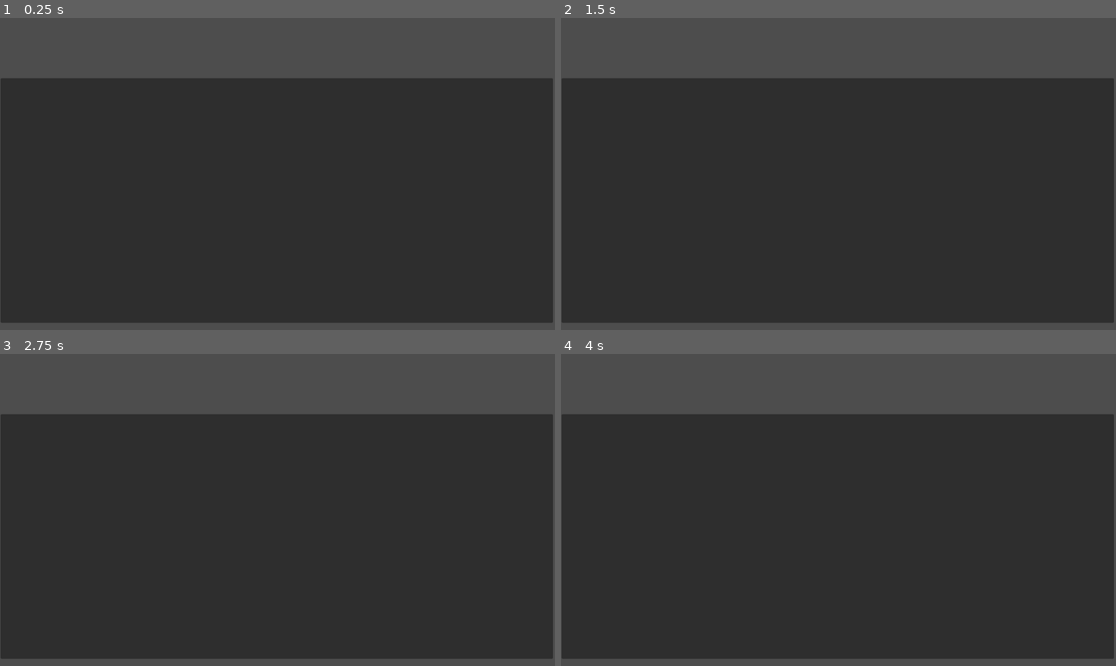
Above: before the commit, frames 1-4 (two rows, left to right).
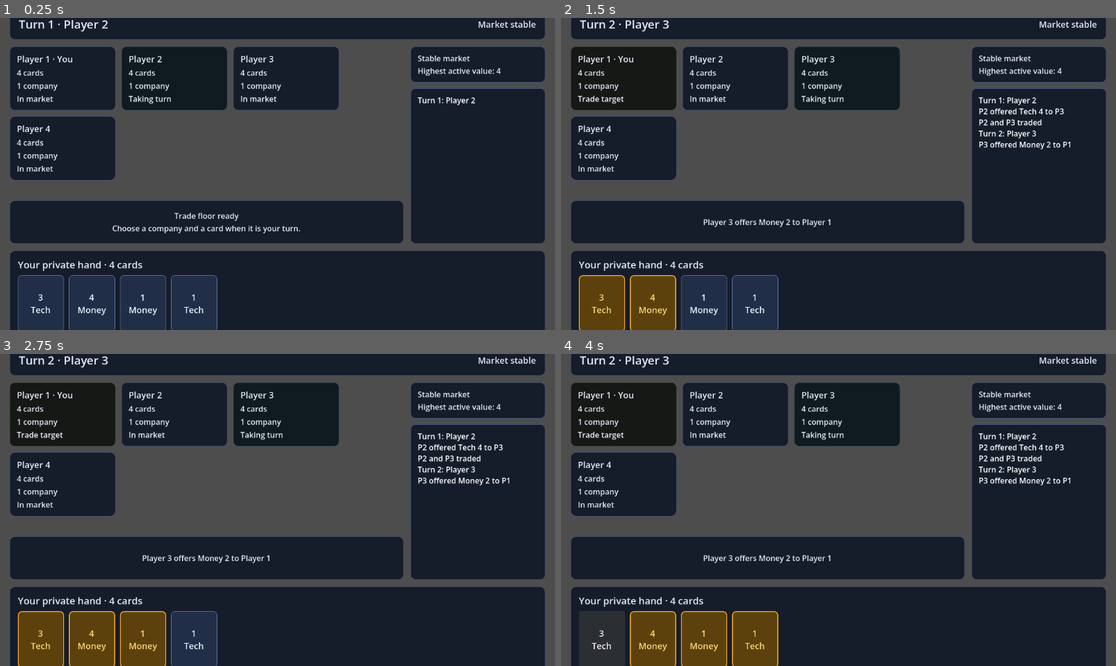
Above: after the commit, the same moments.

Repository: prelios/capitalism
Game: Godot game, scene res://game_controller.tscn
The game is run twice, just before and just after one commit, with the same random seed, the same clock (stepped at 60 frames per second) and the same inputs.
Inputs (mouse positions are in pixels of both pictures, inside the frame that each line leads up to):
- Up to frame 1 (0.25 s): no input
- Up to frame 2 (1.5 s): click (599, 305) at 0.5 s, where only the run after the commit has a clickable "3 Tech"; click (655, 305) at 1.25 s, where only the run after the commit has a clickable "4 Money"
- Up to frame 3 (2.75 s): click (144, 641) at 2 s, where only the run after the commit has a clickable "1 Money"
- Up to frame 4 (4 s): click (755, 641) at 2.75 s, where only the run after the commit has a clickable "1 Tech"; click (599, 641) at 3.5 s, where only the run after the commit has a clickable "3 Tech"

The runs differ from the first frame. In frame 1, 94% of the frame differs, in the area x 0-100%, y 0-100%; in frame 2, 94%; in frame 3, 94%; in frame 4, 93%.

Commit message:
Build playable table layout (#26)

Diff:
--- a/godot/game/game_controller.gd
+++ b/godot/game/game_controller.gd
@@ -3,7 +3,7 @@
 class_name GameController
 
 # Constants
-const NUM_PLAYERS := 10
+const NUM_PLAYERS := 4
 
 @export var auto_start := true
 
@@ -17,18 +17,25 @@
 
 signal decision_requested(actor_id: int, phase: String, view: PlayerView)
 signal action_resolved
+signal presentation_updated(view: PlayerView)
+
+
+var local_player_id := 1
 
 
 func play_game(generation: int) -> void:
 	while generation == match_generation and !game.game_finished:
 		game.start_next_turn()
+		_publish_presentation()
 		if !await _resolve_offer(generation):
 			return
 		if game.phase == GameModel.PHASE_AWAITING_REPAYMENT and !await _resolve_repayment(generation):
 			return
 		if generation != match_generation or game.game_finished:
+			_publish_presentation()
 			return
 		game.complete_turn()
+		_publish_presentation()
 
 
 func _resolve_offer(generation: int) -> bool:
@@ -76,6 +83,7 @@
 func submit_offer(actor_id: int, target_id: int, card_id: String, generation := match_generation) -> bool:
 	if generation != match_generation or game == null or !game.submit_offer(actor_id, target_id, card_id):
 		return false
+	_publish_presentation()
 	action_resolved.emit()
 	return true
 
@@ -83,24 +91,27 @@
 func submit_repayment(actor_id: int, card_ids: Array[String], generation := match_generation) -> bool:
 	if generation != match_generation or game == null or !game.submit_repayment(actor_id, card_ids):
 		return false
+	_publish_presentation()
 	action_resolved.emit()
 	return true
 
 
 # Called when the node enters the scene tree for the first time.
 func _ready() -> void:
+	$GameTable.bind_controller(self)
 	if auto_start:
 		start_game()
 
 
 func start_game() -> void:
-	restart_game()
+	restart_game([local_player_id])
 
 
 func restart_game(human_player_ids: Array[int] = [], starting_player_id := -1) -> void:
 	match_generation += 1
 	_disconnect_game()
 	setup_game()
+	local_player_id = human_player_ids[0] if !human_player_ids.is_empty() else 1
 	for player_id in human_player_ids:
 		assign_human(player_id)
 	connect_game()
@@ -108,7 +119,16 @@
 	if game.current_player == null:
 		game.pick_starting_player()
 	$DebugLogPanel._on_game_started(game.players, policies)
+	_publish_presentation()
 	play_game(match_generation)
+
+
+func _publish_presentation() -> void:
+	if game == null:
+		return
+	var view := game.player_view(local_player_id)
+	if view != null:
+		presentation_updated.emit(view)
 
 
 func connect_game() -> void:
--- a/godot/game/game_model.gd
+++ b/godot/game/game_model.gd
@@ -349,7 +349,14 @@
 	var seats: Array[Dictionary] = []
 	for player in players:
 		seats.append({"player_id": player.id, "seat": player.seat, "alive": player.alive, "hand_size": player.hand.size(), "company_ids": player.owned_company_ids.duplicate()})
-	return {"turn": turn_counter, "phase": phase, "current_player_id": -1 if current_player == null else current_player.id, "market_stable": market_stable, "unstable_value": unstable_value, "max_value": max_value, "turns_remaining": countdown_to_destruction, "players": seats}
+	var trade: Dictionary = {}
+	if pending_trade != null:
+		trade = {
+			"actor_id": pending_trade.actor_id,
+			"target_id": pending_trade.target_id,
+			"offered_card": public_card(pending_trade.offered_card)
+		}
+	return {"turn": turn_counter, "phase": phase, "current_player_id": -1 if current_player == null else current_player.id, "market_stable": market_stable, "unstable_value": unstable_value, "max_value": max_value, "turns_remaining": countdown_to_destruction, "pending_trade": trade, "players": seats}
 
 
 func player_view(requester_id: int) -> PlayerView:
--- a/godot/game_controller.tscn
+++ b/godot/game_controller.tscn
@@ -2,11 +2,15 @@
 
 [ext_resource type="Script" uid="uid://75qjidxh85hi" path="res://game/game_controller.gd" id="1_3iy47"]
 [ext_resource type="Script" uid="uid://cxa8toxl5w6g0" path="res://debug_log_panel.gd" id="2_soqow"]
+[ext_resource type="PackedScene" path="res://ui/game_table.tscn" id="3_table"]
 
 [node name="GameController" type="Node" unique_id=1621176932]
 script = ExtResource("1_3iy47")
 
+[node name="GameTable" parent="." instance=ExtResource("3_table")]
+
 [node name="DebugLogPanel" type="Panel" parent="." unique_id=843706736]
+visible = false
 offset_left = 1.0
 offset_top = 125.0
 offset_right = 1148.0
--- /dev/null
+++ b/godot/tests/table_layout.gd
@@ -0,0 +1,45 @@
+extends SceneTree
+
+
+var failures: Array[String] = []
+
+
+func _init() -> void:
+	var scene := load("res://game_controller.tscn") as PackedScene
+	var controller := scene.instantiate() as GameController
+	controller.auto_start = false
+	root.add_child(controller)
+	await process_frame
+	controller.restart_game([1], 1)
+	await process_frame
+	var table := controller.get_node("GameTable") as GameTable
+	var seats := table.get_node("Margin/Layout/Main/Center/SeatScroll/Seats") as FlowContainer
+	var hand := table.get_node("Margin/Layout/Hand/Margin/Content/HandScroll/Hand") as FlowContainer
+	_expect(seats.get_child_count() == 4, "four-seat match did not render four public seat panels")
+	_expect(hand.get_child_count() == 4, "local hand did not render the four private cards")
+	var first_card := hand.get_child(0) as CardView
+	first_card.button_pressed = true
+	var selected_id := first_card.card_id
+	controller.presentation_updated.emit(controller.game.player_view(1))
+	await process_frame
+	_expect(table.selected_card_ids() == [selected_id], "local card selection was lost during redraw")
+	var expanded_hand: Array[Card] = []
+	for value in range(1, 25):
+		expanded_hand.append(Card.new("large-hand-%d" % value, value, "Money"))
+	controller.game.players[0].hand = expanded_hand
+	controller.presentation_updated.emit(controller.game.player_view(1))
+	await process_frame
+	_expect(hand.get_child_count() == 24, "large local hand was not rendered in the scrollable hand area")
+	_expect(table.selected_card_ids().is_empty(), "selection retained an absent card ID after hand changed")
+	if failures.is_empty():
+		print("Table layout checks passed.")
+		quit(0)
+	else:
+		for failure in failures:
+			push_error(failure)
+		quit(1)
+
+
+func _expect(condition: bool, message: String) -> void:
+	if !condition:
+		failures.append(message)
--- /dev/null
+++ b/godot/ui/capitalism_theme.tres
@@ -0,0 +1,45 @@
+[gd_resource type="Theme" load_steps=4 format=3]
+
+[sub_resource type="StyleBoxFlat" id="Panel"]
+bg_color = Color(0.075, 0.102, 0.16, 0.96)
+border_width_left = 1
+border_width_top = 1
+border_width_right = 1
+border_width_bottom = 1
+border_color = Color(0.25, 0.33, 0.48, 1)
+corner_radius_top_left = 10
+corner_radius_top_right = 10
+corner_radius_bottom_right = 10
+corner_radius_bottom_left = 10
+
+[sub_resource type="StyleBoxFlat" id="ButtonNormal"]
+bg_color = Color(0.13, 0.18, 0.28, 1)
+border_width_left = 1
+border_width_top = 1
+border_width_right = 1
+border_width_bottom = 1
+border_color = Color(0.38, 0.48, 0.67, 1)
+corner_radius_top_left = 8
+corner_radius_top_right = 8
+corner_radius_bottom_right = 8
+corner_radius_bottom_left = 8
+
+[sub_resource type="StyleBoxFlat" id="ButtonPressed"]
+bg_color = Color(0.37, 0.3, 0.1, 1)
+border_width_left = 2
+border_width_top = 2
+border_width_right = 2
+border_width_bottom = 2
+border_color = Color(0.98, 0.78, 0.29, 1)
+corner_radius_top_left = 8
+corner_radius_top_right = 8
+corner_radius_bottom_right = 8
+corner_radius_bottom_left = 8
+
+[resource]
+default_font_size = 16
+Label/colors/font_color = Color(0.9, 0.93, 0.98, 1)
+PanelContainer/styles/panel = SubResource("Panel")
+Button/colors/font_color = Color(0.92, 0.95, 1, 1)
+Button/styles/normal = SubResource("ButtonNormal")
+Button/styles/pressed = SubResource("ButtonPressed")
--- /dev/null
+++ b/godot/ui/card_view.gd
@@ -0,0 +1,33 @@
+extends Button
+
+class_name CardView
+
+
+signal card_selection_changed(card_id: String, selected: bool)
+
+
+var card_id := ""
+
+
+func _ready() -> void:
+	toggled.connect(_on_toggled)
+
+
+func set_card(card: Dictionary) -> void:
+	card_id = card["id"]
+	text = "%d\n%s" % [card["value"], card["suit"]]
+	tooltip_text = "%s %d" % [card["suit"], card["value"]]
+
+
+func set_selected(selected: bool) -> void:
+	button_pressed = selected
+	_apply_selection_style(selected)
+
+
+func _on_toggled(selected: bool) -> void:
+	_apply_selection_style(selected)
+	card_selection_changed.emit(card_id, selected)
+
+
+func _apply_selection_style(selected: bool) -> void:
+	self_modulate = Color("f9d976") if selected else Color.WHITE
--- /dev/null
+++ b/godot/ui/card_view.tscn
@@ -0,0 +1,9 @@
+[gd_scene load_steps=2 format=3]
+
+[ext_resource type="Script" path="res://ui/card_view.gd" id="1"]
+
+[node name="CardView" type="Button"]
+custom_minimum_size = Vector2(96, 118)
+toggle_mode = true
+theme_override_font_sizes/font_size = 18
+script = ExtResource("1")
--- /dev/null
+++ b/godot/ui/game_table.gd
@@ -0,0 +1,116 @@
+extends Control
+
+class_name GameTable
+
+
+const CARD_VIEW_SCENE := preload("res://ui/card_view.tscn")
+const PLAYER_SEAT_SCENE := preload("res://ui/player_seat_panel.tscn")
+
+
+var _controller: GameController
+var _selected_card_ids: Array[String] = []
+var _last_view: PlayerView
+
+@onready var _turn_label: Label = $Margin/Layout/Header/Margin/Content/Turn
+@onready var _market_label: Label = $Margin/Layout/Header/Margin/Content/Market
+@onready var _seats: FlowContainer = $Margin/Layout/Main/Center/SeatScroll/Seats
+@onready var _trade_label: Label = $Margin/Layout/Main/Center/Trade/Margin/TradeStatus
+@onready var _market_detail: Label = $Margin/Layout/Main/Sidebar/Market/Margin/Content
+@onready var _history: RichTextLabel = $Margin/Layout/Main/Sidebar/History/Margin/Content
+@onready var _hand_title: Label = $Margin/Layout/Hand/Margin/Content/Title
+@onready var _hand: FlowContainer = $Margin/Layout/Hand/Margin/Content/HandScroll/Hand
+
+
+func bind_controller(controller: GameController) -> void:
+	_controller = controller
+	if !_controller.presentation_updated.is_connected(_render):
+		_controller.presentation_updated.connect(_render)
+
+
+func selected_card_ids() -> Array[String]:
+	return _selected_card_ids.duplicate()
+
+
+func _render(view: PlayerView) -> void:
+	_last_view = view
+	var state := view.public_state()
+	_turn_label.text = "Turn %d · Player %d" % [state["turn"], state["current_player_id"]]
+	_market_label.text = "Market stable" if state["market_stable"] else "Instability: value %d" % state["unstable_value"]
+	_market_detail.text = _market_description(state)
+	_render_seats(view.players(), state, view.requester_id)
+	_render_trade(state)
+	_render_history(view.public_history())
+	_render_hand(view.own_hand())
+
+
+func _render_seats(players: Array[Dictionary], state: Dictionary, local_player_id: int) -> void:
+	_clear_container(_seats)
+	var trade: Dictionary = state["pending_trade"]
+	var target_id: int = -1 if trade.is_empty() else trade["target_id"]
+	for player in players:
+		var seat := PLAYER_SEAT_SCENE.instantiate() as PlayerSeatPanel
+		_seats.add_child(seat)
+		seat.set_public_player(player, player["player_id"] == local_player_id, player["player_id"] == state["current_player_id"], player["player_id"] == target_id)
+
+
+func _render_trade(state: Dictionary) -> void:
+	var trade: Dictionary = state["pending_trade"]
+	if trade.is_empty():
+		_trade_label.text = "Trade floor ready\nChoose a company and a card when it is your turn."
+		return
+	var offered: Dictionary = trade["offered_card"]
+	_trade_label.text = "Player %d offers %s %d to Player %d" % [trade["actor_id"], offered["suit"], offered["value"], trade["target_id"]]
+
+
+func _render_hand(cards: Array[Dictionary]) -> void:
+	var present_ids: Array[String] = []
+	for card in cards:
+		present_ids.append(card["id"])
+	_selected_card_ids = _selected_card_ids.filter(func(card_id: String): return present_ids.has(card_id))
+	_clear_container(_hand)
+	_hand_title.text = "Your private hand · %d cards" % cards.size()
+	for card in cards:
+		var card_view := CARD_VIEW_SCENE.instantiate() as CardView
+		card_view.set_card(card)
+		card_view.set_selected(_selected_card_ids.has(card["id"]))
+		card_view.card_selection_changed.connect(_on_card_selection_changed)
+		_hand.add_child(card_view)
+
+
+func _render_history(events: Array[Dictionary]) -> void:
+	var lines: PackedStringArray = []
+	for event in events.slice(max(0, events.size() - 6)):
+		lines.append(_event_summary(event))
+	_history.text = "\n".join(lines)
+
+
+func _market_description(state: Dictionary) -> String:
+	if state["market_stable"]:
+		return "Stable market\nHighest active value: %d" % state["max_value"]
+	return "Warning for value %d\n%d completed turns remaining" % [state["unstable_value"], state["turns_remaining"]]
+
+
+func _event_summary(event: Dictionary) -> String:
+	var data: Dictionary = event["data"]
+	match event["type"]:
+		"turn_started": return "Turn %d: Player %d" % [data["turn"], data["actor_id"]]
+		"trade_proposed": return "P%d offered %s %d to P%d" % [data["actor_id"], data["card"]["suit"], data["card"]["value"], data["target_id"]]
+		"trade_resolved": return "P%d and P%d traded" % [data["actor_id"], data["target_id"]]
+		"player_acquired": return "P%d acquired P%d" % [data["acquirer_id"], data["victim_id"]]
+		"market_warning_started": return "Warning: value %d" % data["value"]
+		"market_crashed": return "Market removed value %d" % data["value"]
+		"game_finished": return data["ending"]
+		_: return event["type"]
+
+
+func _on_card_selection_changed(card_id: String, selected: bool) -> void:
+	if selected and !_selected_card_ids.has(card_id):
+		_selected_card_ids.append(card_id)
+	elif !selected:
+		_selected_card_ids.erase(card_id)
+
+
+func _clear_container(container: Container) -> void:
+	for child in container.get_children():
+		container.remove_child(child)
+		child.queue_free()
--- /dev/null
+++ b/godot/ui/game_table.tscn
@@ -0,0 +1,161 @@
+[gd_scene load_steps=3 format=3]
+
+[ext_resource type="Script" path="res://ui/game_table.gd" id="1"]
+[ext_resource type="Theme" path="res://ui/capitalism_theme.tres" id="2"]
+
+[node name="GameTable" type="Control"]
+layout_mode = 3
+anchors_preset = 15
+anchor_right = 1.0
+anchor_bottom = 1.0
+grow_horizontal = 2
+grow_vertical = 2
+theme = ExtResource("2")
+script = ExtResource("1")
+
+[node name="Margin" type="MarginContainer" parent="."]
+layout_mode = 1
+anchors_preset = 15
+anchor_right = 1.0
+anchor_bottom = 1.0
+offset_left = 20.0
+offset_top = 20.0
+offset_right = -20.0
+offset_bottom = -20.0
+grow_horizontal = 2
+grow_vertical = 2
+
+[node name="Layout" type="VBoxContainer" parent="Margin"]
+layout_mode = 2
+theme_override_constants/separation = 14
+
+[node name="Header" type="PanelContainer" parent="Margin/Layout"]
+layout_mode = 2
+
+[node name="Margin" type="MarginContainer" parent="Margin/Layout/Header"]
+layout_mode = 2
+theme_override_constants/margin_left = 18
+theme_override_constants/margin_top = 14
+theme_override_constants/margin_right = 18
+theme_override_constants/margin_bottom = 14
+
+[node name="Content" type="HBoxContainer" parent="Margin/Layout/Header/Margin"]
+layout_mode = 2
+
+[node name="Turn" type="Label" parent="Margin/Layout/Header/Margin/Content"]
+layout_mode = 2
+size_flags_horizontal = 3
+theme_override_font_sizes/font_size = 24
+text = "Turn"
+
+[node name="Market" type="Label" parent="Margin/Layout/Header/Margin/Content"]
+layout_mode = 2
+theme_override_font_sizes/font_size = 18
+text = "Market"
+
+[node name="Main" type="HBoxContainer" parent="Margin/Layout"]
+custom_minimum_size = Vector2(0, 410)
+layout_mode = 2
+size_flags_vertical = 3
+theme_override_constants/separation = 14
+
+[node name="Center" type="VBoxContainer" parent="Margin/Layout/Main"]
+layout_mode = 2
+size_flags_horizontal = 3
+theme_override_constants/separation = 10
+
+[node name="SeatScroll" type="ScrollContainer" parent="Margin/Layout/Main/Center"]
+custom_minimum_size = Vector2(480, 280)
+layout_mode = 2
+size_flags_vertical = 3
+
+[node name="Seats" type="HFlowContainer" parent="Margin/Layout/Main/Center/SeatScroll"]
+layout_mode = 2
+size_flags_horizontal = 3
+theme_override_constants/h_separation = 12
+theme_override_constants/v_separation = 12
+
+[node name="Trade" type="PanelContainer" parent="Margin/Layout/Main/Center"]
+custom_minimum_size = Vector2(0, 90)
+layout_mode = 2
+
+[node name="Margin" type="MarginContainer" parent="Margin/Layout/Main/Center/Trade"]
+layout_mode = 2
+theme_override_constants/margin_left = 16
+theme_override_constants/margin_top = 14
+theme_override_constants/margin_right = 16
+theme_override_constants/margin_bottom = 14
+
+[node name="TradeStatus" type="Label" parent="Margin/Layout/Main/Center/Trade/Margin"]
+layout_mode = 2
+horizontal_alignment = 1
+vertical_alignment = 1
+text = "Trade floor ready"
+
+[node name="Sidebar" type="VBoxContainer" parent="Margin/Layout/Main"]
+custom_minimum_size = Vector2(280, 0)
+layout_mode = 2
+theme_override_constants/separation = 12
+
+[node name="Market" type="PanelContainer" parent="Margin/Layout/Main/Sidebar"]
+layout_mode = 2
+
+[node name="Margin" type="MarginContainer" parent="Margin/Layout/Main/Sidebar/Market"]
+layout_mode = 2
+theme_override_constants/margin_left = 14
+theme_override_constants/margin_top = 12
+theme_override_constants/margin_right = 14
+theme_override_constants/margin_bottom = 12
+
+[node name="Content" type="Label" parent="Margin/Layout/Main/Sidebar/Market/Margin"]
+layout_mode = 2
+text = "Market"
+
+[node name="History" type="PanelContainer" parent="Margin/Layout/Main/Sidebar"]
+layout_mode = 2
+size_flags_vertical = 3
+
+[node name="Margin" type="MarginContainer" parent="Margin/Layout/Main/Sidebar/History"]
+layout_mode = 2
+theme_override_constants/margin_left = 14
+theme_override_constants/margin_top = 12
+theme_override_constants/margin_right = 14
+theme_override_constants/margin_bottom = 12
+
+[node name="Content" type="RichTextLabel" parent="Margin/Layout/Main/Sidebar/History/Margin"]
+custom_minimum_size = Vector2(0, 180)
+layout_mode = 2
+bbcode_enabled = true
+fit_content = false
+
+[node name="Hand" type="PanelContainer" parent="Margin/Layout"]
+custom_minimum_size = Vector2(0, 180)
+layout_mode = 2
+
+[node name="Margin" type="MarginContainer" parent="Margin/Layout/Hand"]
+layout_mode = 2
+theme_override_constants/margin_left = 16
+theme_override_constants/margin_top = 14
+theme_override_constants/margin_right = 16
+theme_override_constants/margin_bottom = 14
+
+[node name="Content" type="VBoxContainer" parent="Margin/Layout/Hand/Margin"]
+layout_mode = 2
+theme_override_constants/separation = 8
+
+[node name="Title" type="Label" parent="Margin/Layout/Hand/Margin/Content"]
+layout_mode = 2
+theme_override_font_sizes/font_size = 20
+text = "Your private hand"
+
+[node name="HandScroll" type="ScrollContainer" parent="Margin/Layout/Hand/Margin/Content"]
+custom_minimum_size = Vector2(0, 118)
+layout_mode = 2
+size_flags_vertical = 3
+horizontal_scroll_mode = 0
+
+[node name="Hand" type="HFlowContainer" parent="Margin/Layout/Hand/Margin/Content/HandScroll"]
+layout_mode = 2
+size_flags_horizontal = 3
+theme_override_constants/h_separation = 10
+theme_override_constants/v_separation = 10
--- /dev/null
+++ b/godot/ui/player_seat_panel.gd
@@ -0,0 +1,28 @@
+extends PanelContainer
+
+class_name PlayerSeatPanel
+
+
+@onready var _identity: Label = $Margin/Content/Identity
+@onready var _hand_count: Label = $Margin/Content/HandCount
+@onready var _companies: Label = $Margin/Content/Companies
+@onready var _state: Label = $Margin/Content/State
+
+
+func set_public_player(player: Dictionary, is_local: bool, is_current: bool, is_target: bool) -> void:
+	var player_id: int = player["player_id"]
+	_identity.text = "Player %d%s" % [player_id, " · You" if is_local else ""]
+	_hand_count.text = "%d card%s" % [player["hand_size"], "" if player["hand_size"] == 1 else "s"]
+	_companies.text = "%d compan%s" % [player["company_ids"].size(), "y" if player["company_ids"].size() == 1 else "ies"]
+	if !player["alive"]:
+		_state.text = "Acquired"
+		self_modulate = Color("8b93a4")
+	elif is_target:
+		_state.text = "Trade target"
+		self_modulate = Color("f7d774")
+	elif is_current:
+		_state.text = "Taking turn"
+		self_modulate = Color("a7e9c4")
+	else:
+		_state.text = "In market"
+		self_modulate = Color.WHITE
--- /dev/null
+++ b/godot/ui/player_seat_panel.tscn
@@ -0,0 +1,25 @@
+[gd_scene load_steps=2 format=3]
+
+[ext_resource type="Script" path="res://ui/player_seat_panel.gd" id="1"]
+
+[node name="PlayerSeatPanel" type="PanelContainer"]
+custom_minimum_size = Vector2(220, 120)
+script = ExtResource("1")
+
+[node name="Margin" type="MarginContainer" parent="."]
+theme_override_constants/margin_left = 14
+theme_override_constants/margin_top = 12
+theme_override_constants/margin_right = 14
+theme_override_constants/margin_bottom = 12
+
+[node name="Content" type="VBoxContainer" parent="Margin"]
+theme_override_constants/separation = 4
+
+[node name="Identity" type="Label" parent="Margin/Content"]
+theme_override_font_sizes/font_size = 18
+
+[node name="HandCount" type="Label" parent="Margin/Content"]
+
+[node name="Companies" type="Label" parent="Margin/Content"]
+
+[node name="State" type="Label" parent="Margin/Content"]
Not shown, added: godot/ui/card_view.gd.uid
Not shown, added: godot/ui/game_table.gd.uid
Not shown, added: godot/ui/player_seat_panel.gd.uid
